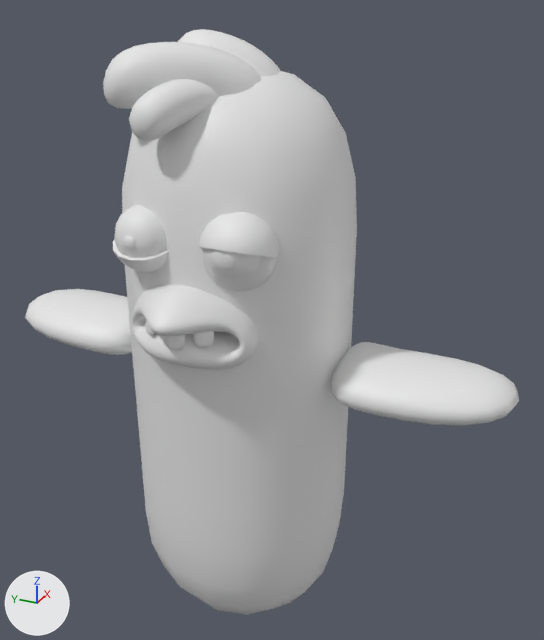
An edit to the FBX model Assets/ArtAssets/Models/msh_Kura.FBX, drawn before and after from the same camera.
Before and after are seen from a 50 mm lens placed at (-1.001, -1.698, 0.438), pointed at (0.014, -1.241, -0.07). The lights are fixed; the arrows at lower left show +X, +Y and +Z. Where no turn or scale is listed for an object, it has been applied to the vertices. Vertices at the same position are counted once.
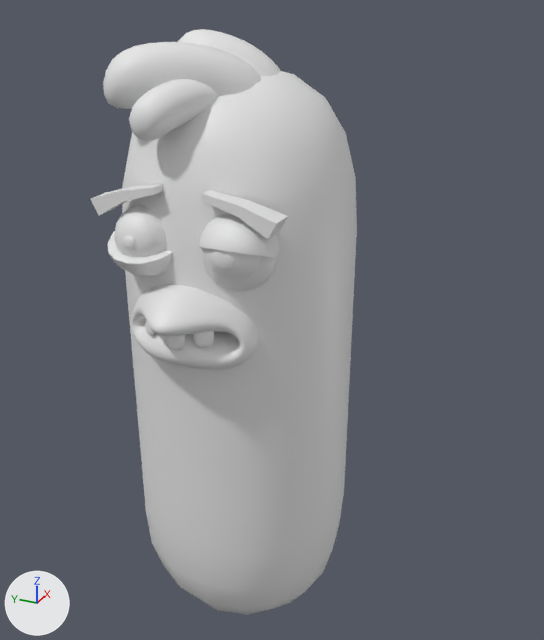
Edits to the scene script, one JSON object a line:
```json
{"block": "me_mesh", "where": "# used by ob_box020; location = (0.0, -1.194, 0.0)"}
{"op": "remove", "block": "me_mesh", "code": "me_mesh.from_pydata(...)  # 3164 vertices, 6264 faces; spans x -0.246..0.173, y -0.442..0.439, z -0.631..0.37"}
{"op": "add", "block": "me_mesh", "code": "me_mesh.from_pydata(...)  # 2864 vertices, 5664 faces; spans x -0.246..0.173, y -0.178..0.178, z -0.631..0.37"}
{"block": "me_mesh", "change": "me_mesh part 1: the loose piece of 65 vertices spanning x -0.196..-0.097, y 0.02..0.123, z 0.054..0.12 is scaled about its middle by 1.14, then moved by (-0.001, 0.0, -0.002)"}
{"block": "me_mesh", "change": "me_mesh part 2: the loose piece of 162 vertices spanning x -0.094..0.08, y -0.442..-0.168, z -0.158..-0.089 is deleted"}
{"block": "me_mesh", "change": "me_mesh part 3: the loose piece of 162 vertices spanning x -0.094..0.08, y 0.165..0.439, z -0.158..-0.089 is deleted"}
{"block": "me_mesh", "change": "me_mesh part 4"}
{"block": "me_mesh", "change": "24 vertices are added at x -0.178..-0.142, y -0.14..0.141, z 0.136..0.185"}
{"block": "me_mesh", "change": "40 new faces join them"}
```

Boxes [x1, y1, x2, y2] around the edits, measured in the pictures (544 x 640 px; the box of a moved part takes in the faces that stretch with it):
```json
{"object": "Box020", "change": "reshaped", "before": [25, 29, 519, 614], "after": [90, 29, 357, 614], "on screen": "46% narrower"}
{"part": 1, "of": "me_mesh", "change": "moved or reshaped", "before": [113, 240, 169, 272], "after": [108, 231, 173, 277]}
{"part": 2, "of": "me_mesh", "change": "deleted", "before": [331, 342, 519, 425]}
{"part": 3, "of": "me_mesh", "change": "deleted", "before": [25, 289, 132, 355]}
{"part": 4, "of": "me_mesh", "change": "added", "after": [90, 184, 288, 239]}
```
